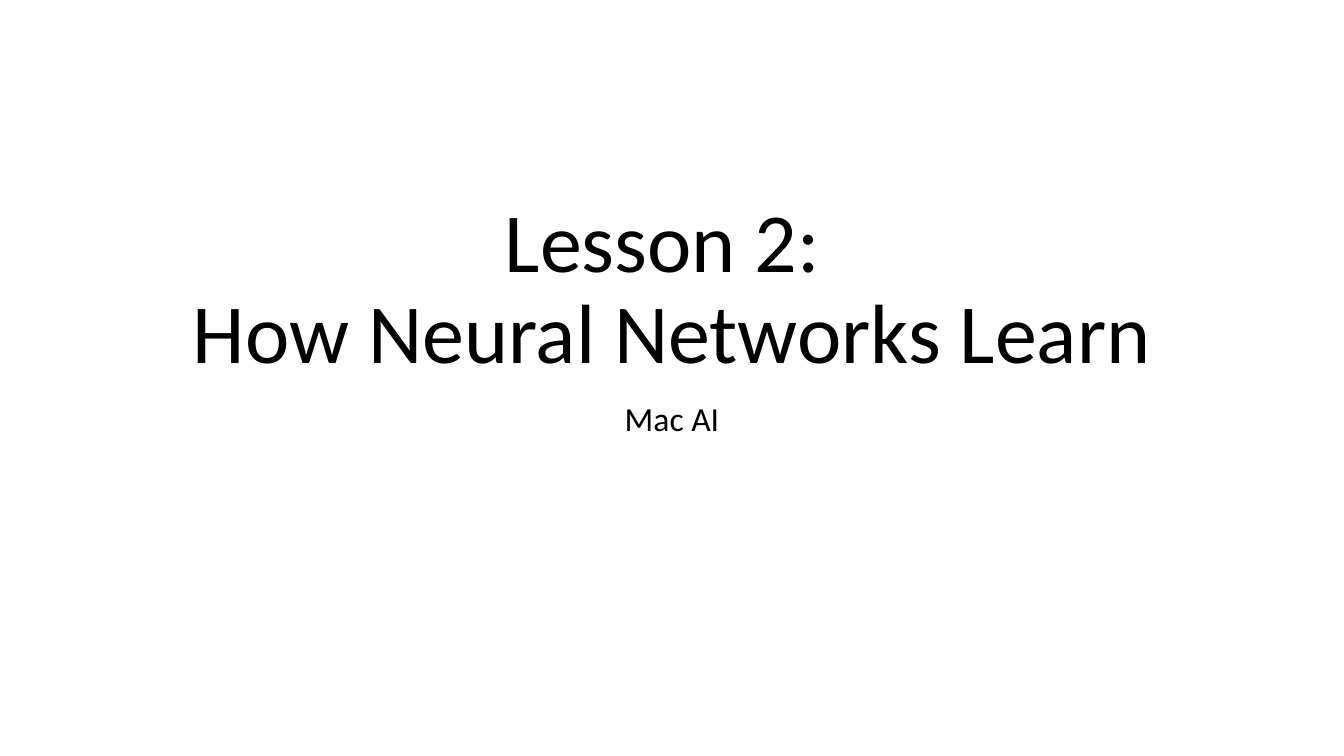
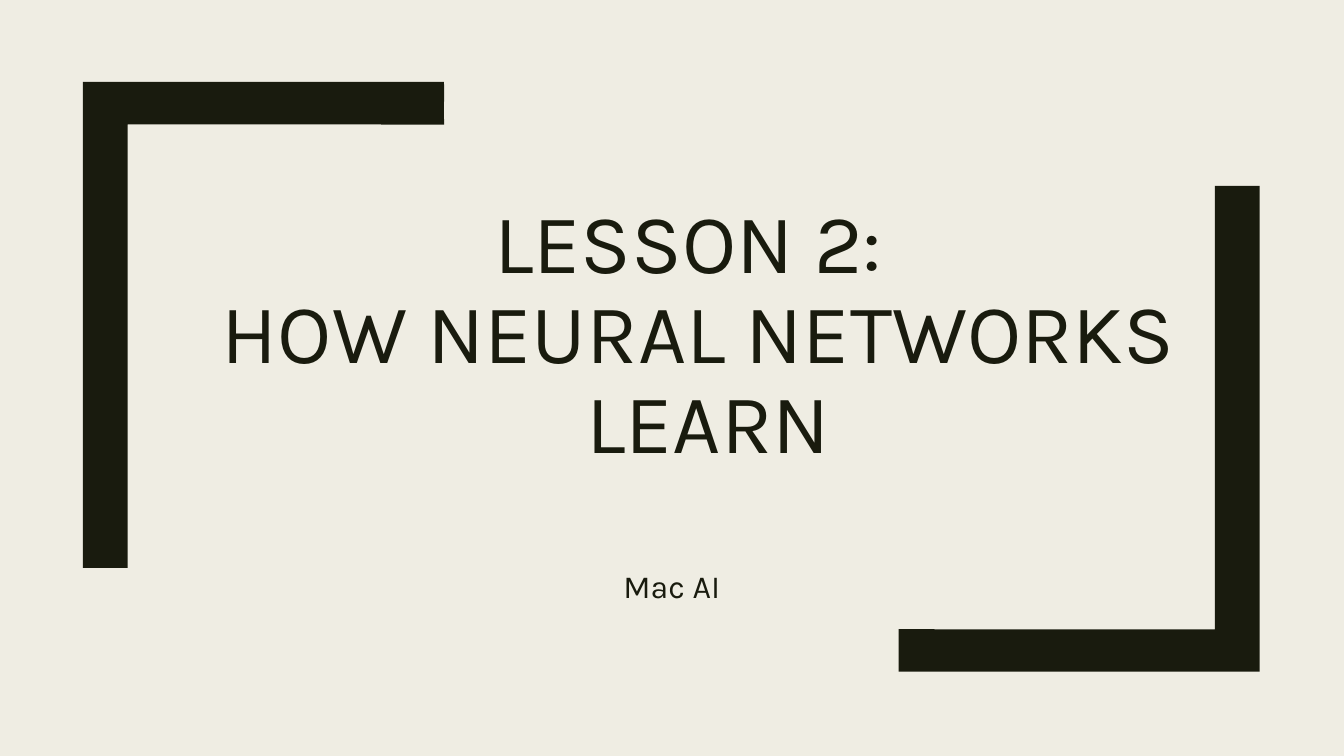
Before and after one commit to akiljames83/MacAI-2018, a slide deck: slide 1 of Lessons/Lesson2.pptx. Drawn at 1344x756 pixels with LibreOffice and Linux fonts; fonts in the diff are those of the drawing. Boxes give left, top, right and bottom in pixels: in the first picture for what was removed or moved away, otherwise in the second. Text is boxed around its words. In the diff, an @@ line names an element or a change of style, - is before the commit and + after.

Commit message:
edits to lesson2

```diff
--- a/Lessons/Lesson2.pptx
+++ b/Lessons/Lesson2.pptx
@@ background #FFFFFF to #EFEDE3 @@
@@ freeform shape added at (83, 82, 444, 568), fill #191B0E @@
@@ freeform shape added at (899, 186, 1260, 671), fill #191B0E @@
@@ title at (222, 219, 1174, 453): text changed; font Calibri to Karla; text colour #000000 to #191B0E @@
-Lesson 2:
-How Neural Networks Learn
+LESSON 2:
+HOW NEURAL NETWORKS
+LEARN
@@ subtitle "Mac AI": place and size @@
-subtitle "Mac AI" at (625, 409, 719, 432)
+subtitle "Mac AI" at (623, 577, 721, 599)
@@ subtitle "Mac AI" at (623, 577, 721, 599): size 24 to 23 pt, font Calibri to Karla, text colour #000000 to #191B0E; line spacing 0.9 to 1.12; less space between paragraphs @@
```
Also in this commit, not shown: 19 other slides changed, 2 slides added.
